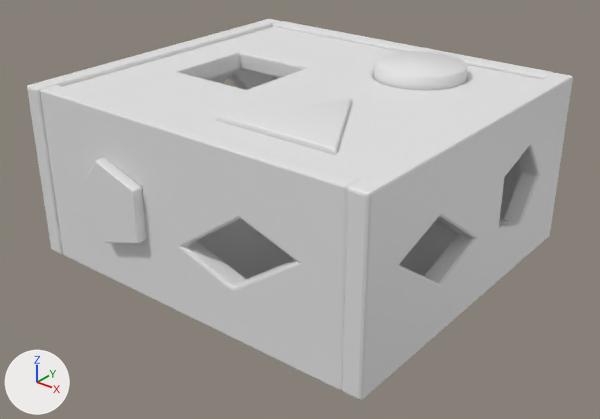
An edit to the FBX model Assets/Models/Scene/Podest.fbx, drawn before and after from the same camera.
One viewpoint serves both versions: a camera (50 mm lens) standing at (5.42, -6.86, 2.68) and looking at (0.12, -0.24, -1.43). Lighting does not change. The marker at lower left points along +X, +Y and +Z. Where no turn or scale is listed for an object, it has been applied to the vertices.
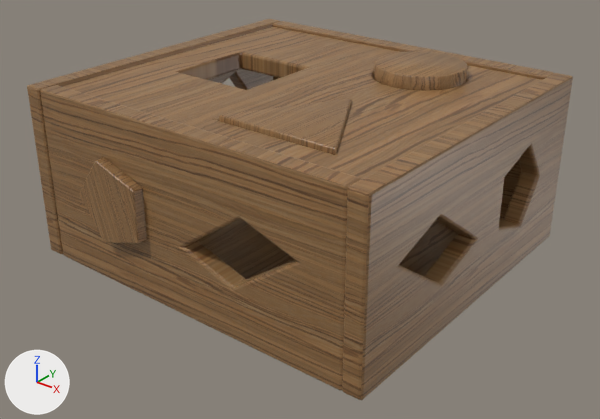
Diff of the bpy script that builds the scene:
```diff
--- a/Assets/Models/Scene/Podest.fbx.py
+++ b/Assets/Models/Scene/Podest.fbx.py
@@ img_woodbigalb_png @@
+img_woodbigalb_png = load_image('WoodBigAlb.png', '../../Textures/WoodBigAlb.png', 512, 512, 'sRGB')
@@ mat_material @@
+mat_material = principled_material('Material')
+mat_material.texture = img_woodbigalb_png
+mat_material.roughness = 0.4
@@ me_plane_018 @@
 me_plane_018.from_pydata(...)  # 280 vertices, 256 faces; spans x -2.0..2.0, y -1.78..1.78, z -0.22..0.0
+me_plane_018.materials.append(mat_material)  # picture img_woodbigalb_png
@@ me_circle_005 @@
 me_circle_005.from_pydata(...)  # 42 vertices, 41 faces; spans x -0.7..0.7, y -0.363..0.854, z 0.0..0.328
+me_circle_005.materials.append(mat_material)  # picture img_woodbigalb_png
@@ me_plane_015 @@
 me_plane_015.from_pydata(...)  # 182 vertices, 175 faces; spans x -2.0..2.0, y -0.22..0.0, z -1.0..1.0
+me_plane_015.materials.append(mat_material)  # picture img_woodbigalb_png
@@ me_plane_017 @@
 me_plane_017.from_pydata(...)  # 182 vertices, 175 faces; spans x -0.22..0.0, y -2.0..2.0, z -1.0..1.0
+me_plane_017.materials.append(mat_material)  # picture img_woodbigalb_png
@@ me_plane_014 @@
 me_plane_014.from_pydata(...)  # 182 vertices, 175 faces; spans x -0.22..0.0, y -2.0..2.0, z -1.0..1.0
+me_plane_014.materials.append(mat_material)  # picture img_woodbigalb_png
@@ me_plane_019 @@
 me_plane_019.from_pydata(...)  # 8 vertices, 6 faces; spans x -2.0..2.0, y -1.78..1.78, z -0.12..0.0
+me_plane_019.materials.append(mat_material)  # picture img_woodbigalb_png
@@ me_circle_006 @@
 me_circle_006.from_pydata(...)  # 25 vertices, 21 faces; spans x -0.49..0.403, y 0.0..0.174, z -0.468..0.47
+me_circle_006.materials.append(mat_material)  # picture img_woodbigalb_png
@@ me_plane_016 @@
 me_plane_016.from_pydata(...)  # 182 vertices, 175 faces; spans x -2.0..2.0, y -0.22..0.0, z -1.0..1.0
+me_plane_016.materials.append(mat_material)  # picture img_woodbigalb_png
@@ me_cylinder_003 @@
 me_cylinder_003.from_pydata(...)  # 90 vertices, 62 faces; spans x -0.512..0.512, y -0.515..0.515, z -0.266..0.157
+me_cylinder_003.materials.append(mat_material)  # picture img_woodbigalb_png
```

Where the change shows, as pixel boxes [x1, y1, x2, y2] in the pictures (600 x 419 px):
'Plane.004', recoloured (grey to brown): [40, 85, 361, 390] in both
'Plane.005', recoloured (grey to brown): [342, 73, 573, 400] in both
'TopPlane', recoloured (white to brown): [63, 27, 542, 179] in both
'Plane.002', recoloured (white to brown): [27, 19, 280, 254] in both
'TopPlane.001', recoloured (grey to brown): [198, 217, 503, 279] in both
'Circle.001', recoloured (white to brown): [219, 99, 352, 155] in both
'Circle.002', recoloured (grey to brown): [79, 157, 147, 244] in both
'Cylinder.002', recoloured (white to brown): [374, 51, 468, 91] in both
'Plane.003', recoloured (white to brown): [272, 21, 554, 218] in both
